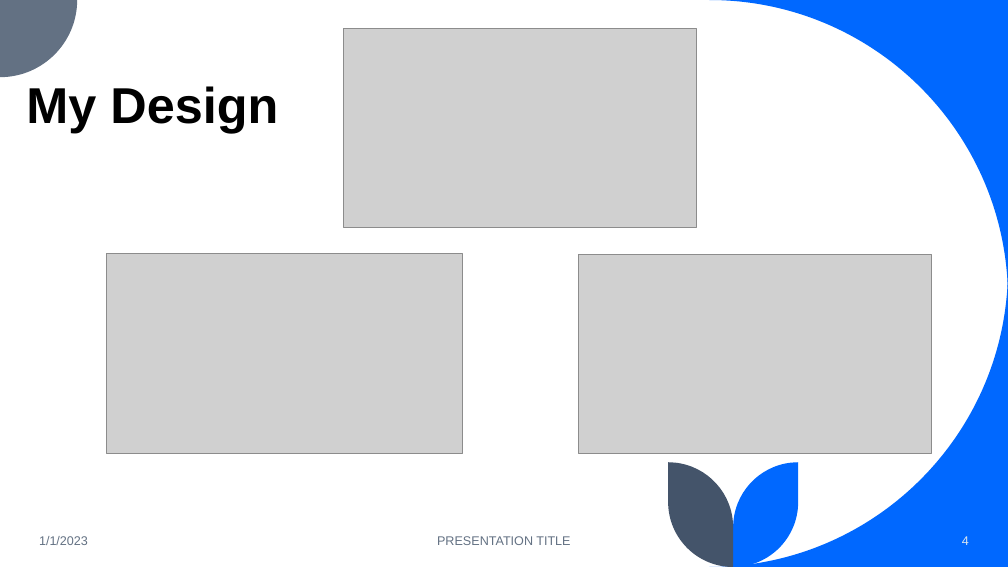
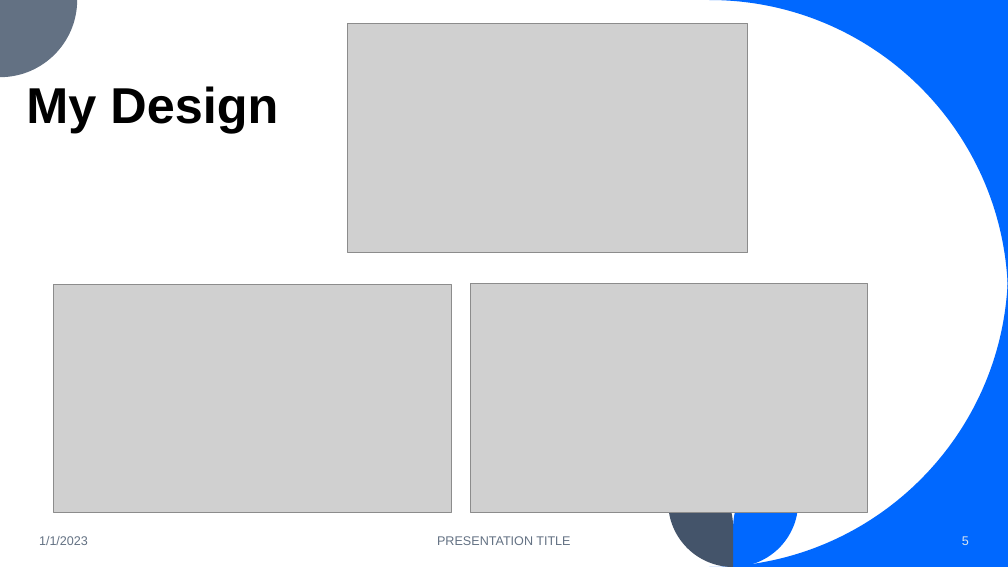
Before and after one commit to Sa-0ne4036/Unified-Mentor, a slide deck: slide 5 of Sample Report.pptx (slide 4 before the commit). Drawn at 1008x567 pixels with LibreOffice and Linux fonts; fonts in the diff are those of the drawing; grey boxes stand for pictures. Boxes give left, top, right and bottom in pixels: in the first picture for what was removed or moved away, otherwise in the second. Text is boxed around its words. In the diff, an @@ line names an element or a change of style, - is before the commit and + after.

```diff
--- a/Sample Report.pptx
+++ b/Sample Report.pptx
@@ picture resized from (x1=343, y1=29, x2=696, y2=228) to (x1=348, y1=23, x2=748, y2=253) @@
@@ picture removed at (x1=578, y1=255, x2=932, y2=454) @@
@@ picture resized from (x1=107, y1=254, x2=463, y2=454) to (x1=54, y1=284, x2=451, y2=513) @@
@@ picture added at (x1=470, y1=284, x2=868, y2=513) @@
@@ page number at (x1=962, y1=536, x2=969, y2=545): text changed @@
-4
+5
```
Also in this commit, not shown: 3 other slides changed, 1 slide added.
